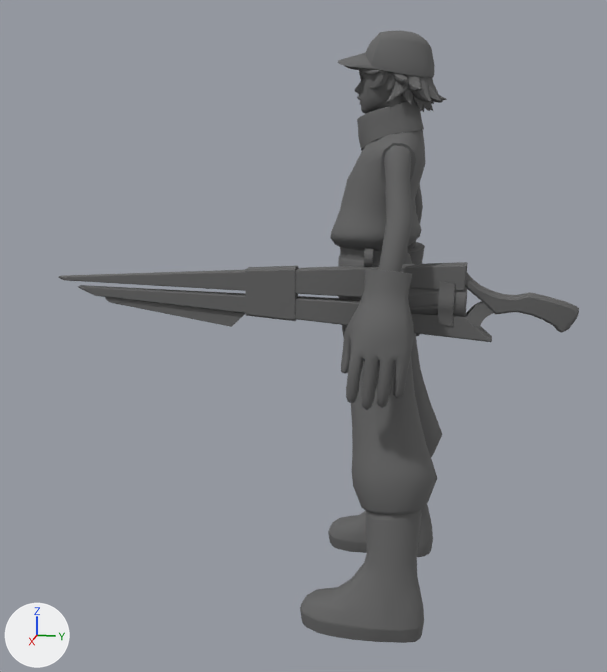
The COLLADA model models/ANIM_Sync_Shoot_Shot.dae as it was, and as the next commit left it.
Both versions are drawn from a camera (50 mm lens) standing at (2.418, 0.249, 1.408) and looking at (0.005, -0.234, 0.804). The axes (+X, +Y, +Z) are drawn at lower left. The lights are the same throughout. Where no turn or scale is listed for an object, it has been applied to the vertices.

The first picture shows 'Gun', 'SM_Sync'.
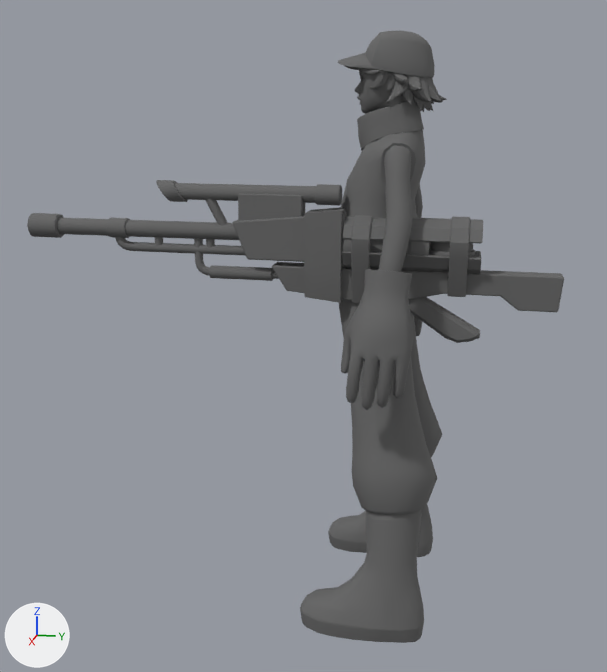
The change, as a list of edits to the scene's bpy script:
```text
Add me_gun_combinedmesh:
    me_gun_combinedmesh.from_pydata(...)  # 1181 vertices, 2006 faces; spans x -0.11..0.05, y -0.62..0.9, z 0.62..1.05
    me_gun_combinedmesh.materials.append(mat_pasted__lambert5)  # dark grey #666666
Remove ob_gun:
    ob_gun = bpy.data.objects.new('Gun', me_gunmesh)
    ob_gun.location = (0.046, -0.355, -0.121)
Add ob_gun_combined:
    ob_gun_combined = bpy.data.objects.new('Gun_Combined', me_gun_combinedmesh)
    ob_gun_combined.location = (0.145, -0.411, 0.216)
```

Where the change shows, as pixel boxes [x1, y1, x2, y2] in the pictures (607 x 672 px):
'Gun_Combined', added
    after: [27, 180, 564, 343]
'Gun', deleted
    before: [58, 248, 579, 342]
